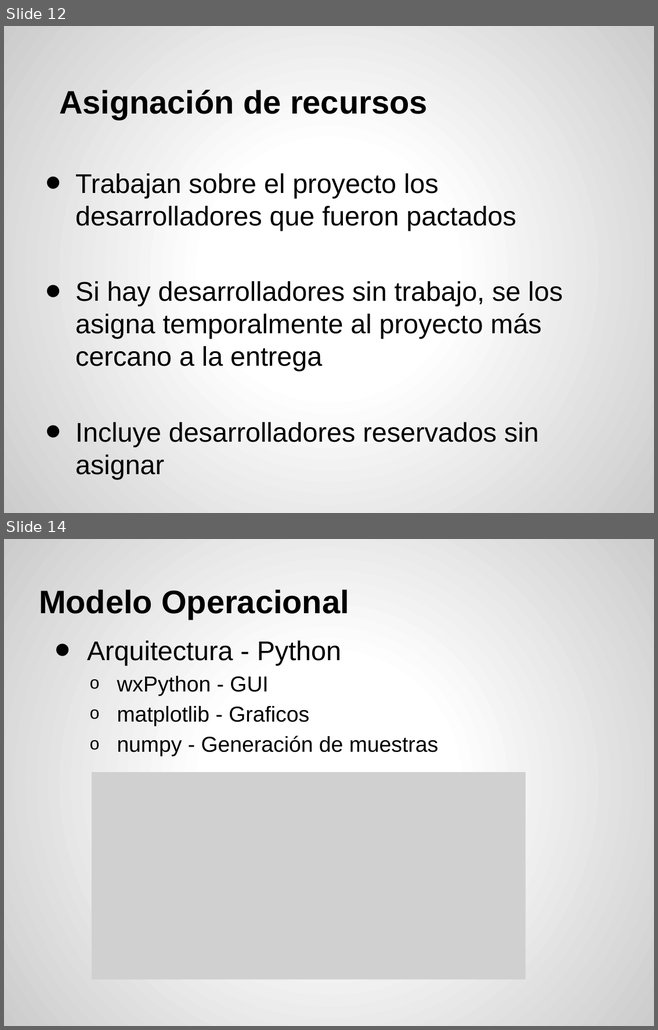
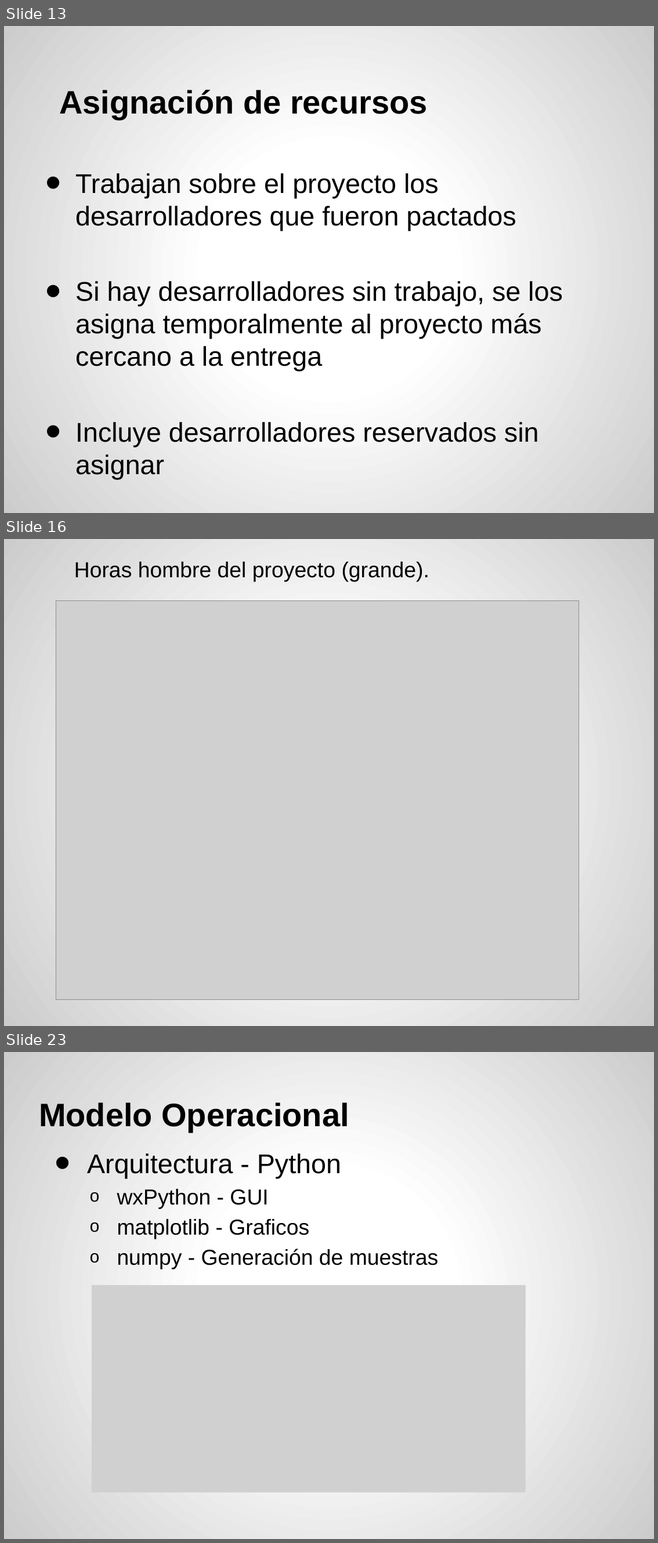
Before and after one commit to acrespo/Simulaciones, a slide deck: presentacion.pptx. Shown one above the other, each under a label of ours: slides 12 and 14 before the commit, slides 13, 16 and 23 after it; the slides between them are not shown. The pictures are 658x1030 and 658x1543 pixels, drawn with LibreOffice and Linux fonts; fonts in the diff are those of the drawing; grey boxes stand for pictures. Boxes give left, top, right and bottom in pixels: in the first picture for what was removed or moved away, otherwise in the second. Text is boxed around its words. In the diff, an @@ line names an element or a change of style, - is before the commit and + after.

```diff
--- a/presentacion.pptx
+++ b/presentacion.pptx
@@ slide 16 added at bbox=[4, 539, 654, 1026], background gradient #FFFFFF to #CCCCCC @@
@@ text added at bbox=[74, 562, 429, 581], 24 pt, text #000000 @@
+  Horas hombre del proyecto (grande).
@@ picture added at bbox=[56, 600, 579, 1000] @@
@@ what was slide 12 is now slide 13 @@
@@ what was slide 14 is now slide 23 @@
```
Also in this commit, not shown: 1 slide changed, 17 other slides added.
